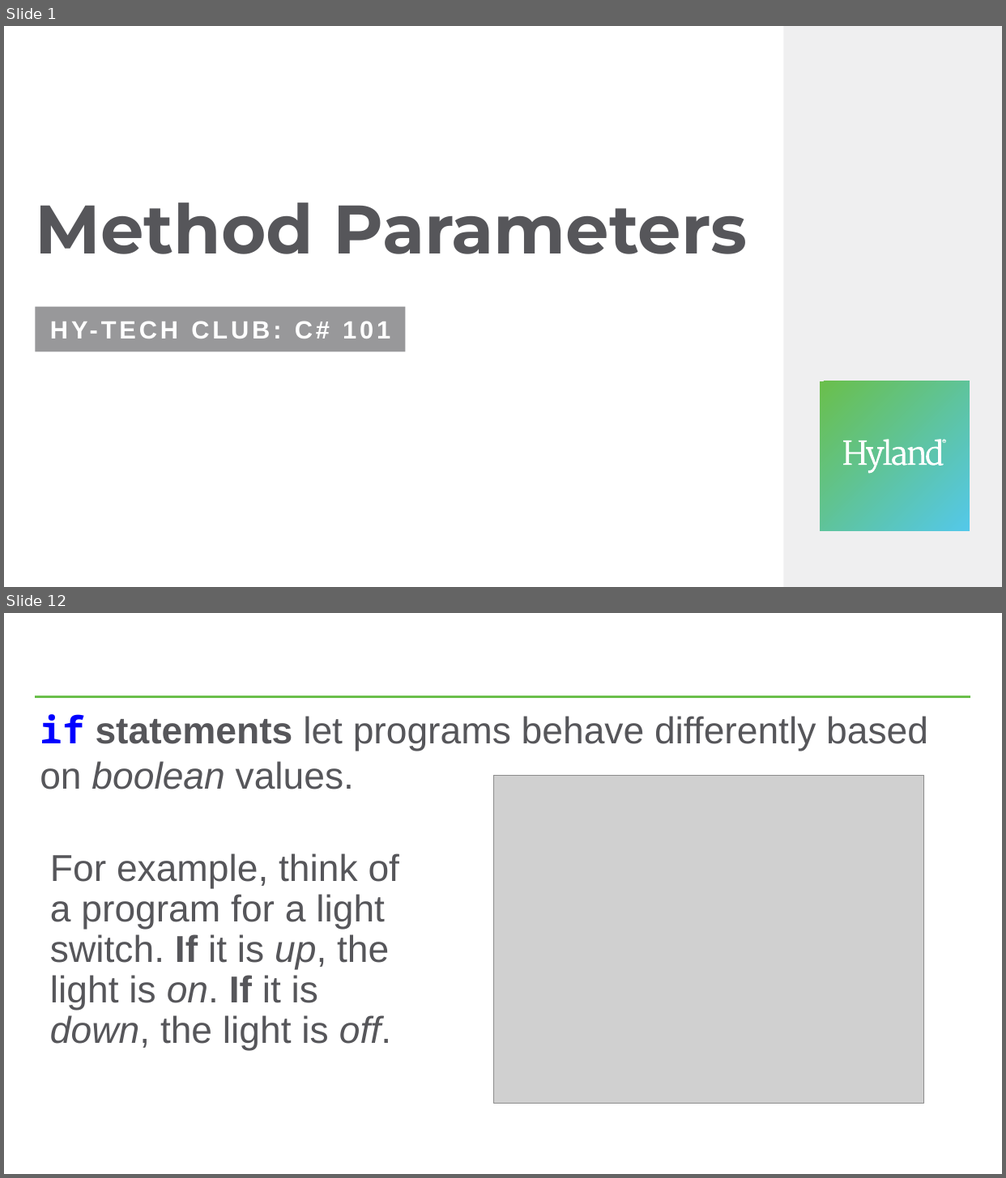
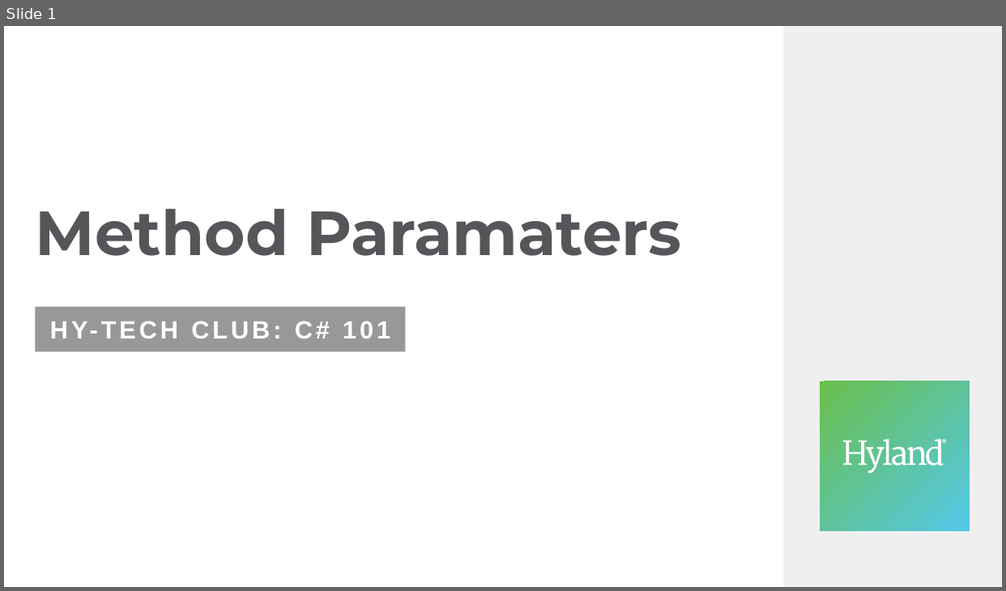
Before and after one commit to hytechclub/cs-101, a slide deck: MethodParameters/MethodParameters.pptx. Shown one above the other, each under a label of ours: slides 1 and 12 before the commit, slide 1 after it; the slides between them are not shown. The pictures are 1006x1178 and 1006x591 pixels, drawn with LibreOffice and Linux fonts; fonts in the diff are those of the drawing; grey boxes stand for pictures. Boxes give left, top, right and bottom in pixels: in the first picture for what was removed or moved away, otherwise in the second. Text is boxed around its words. In the diff, an @@ line names an element or a change of style, - is before the commit and + after.

Commit message:
WIP Method Returns

```diff
--- a/MethodParameters/MethodParameters.pptx
+++ b/MethodParameters/MethodParameters.pptx
@@ slide 12 removed at [4, 613, 1002, 1174], background #FFFFFF @@
@@ line removed from (36, 697) to (971, 697) @@
@@ text removed at [40, 714, 928, 790] @@
-if statements let programs behave differently based on boolean values.
@@ picture removed at [493, 776, 924, 1103] @@
@@ text removed at [50, 854, 399, 1051] @@
-For example, think of a program for a light switch. If it is up, the light is on. If it is down, the light is off.
@@ slide 1 changed as well @@
@@ title at [35, 209, 682, 256]: text changed; size 66 to 60 pt @@
-Method Parameters
+Method Paramaters
```
Also in this commit, not shown: 1 other slide changed, 7 slides added, 18 other slides removed, 4 other files.
